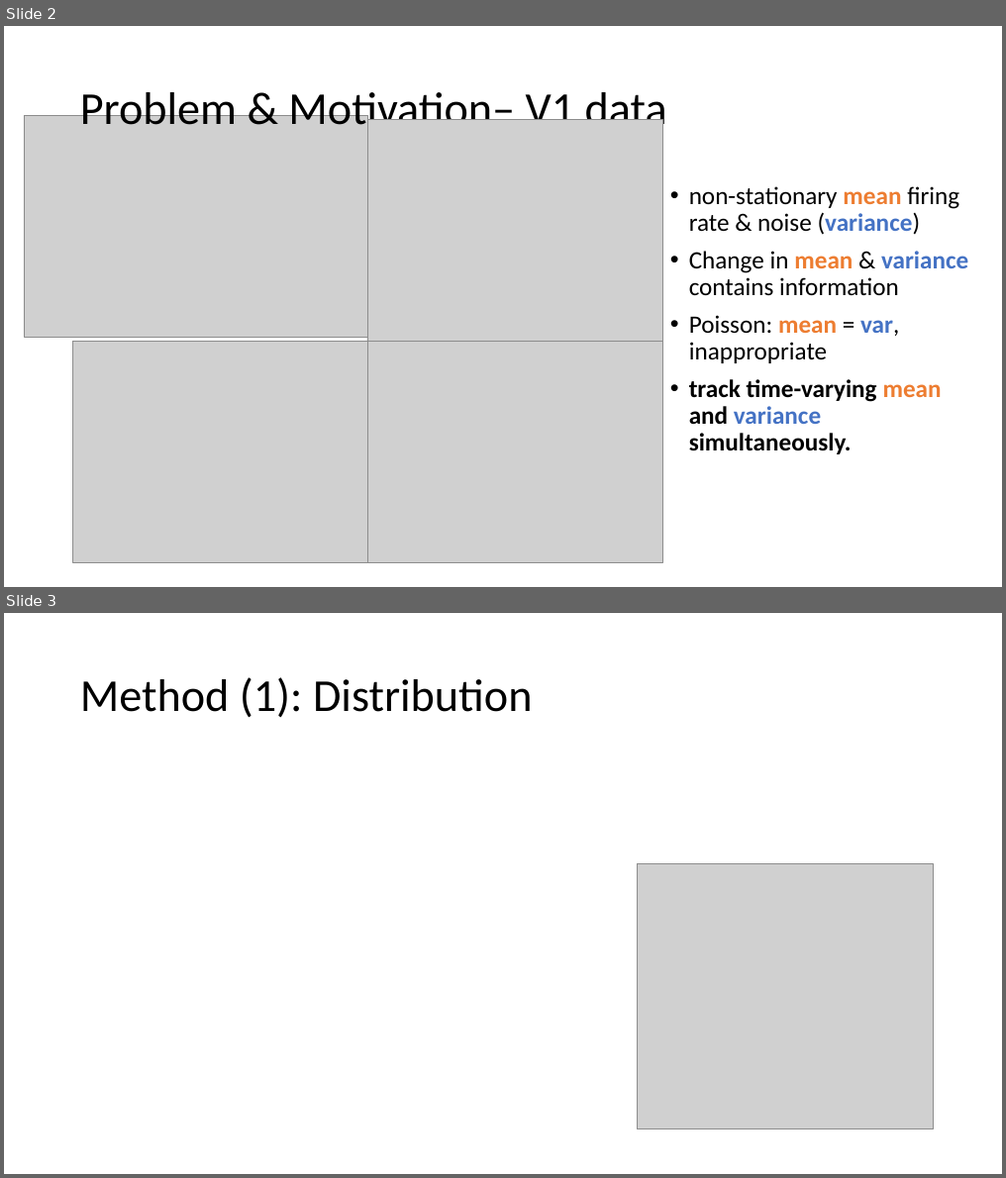
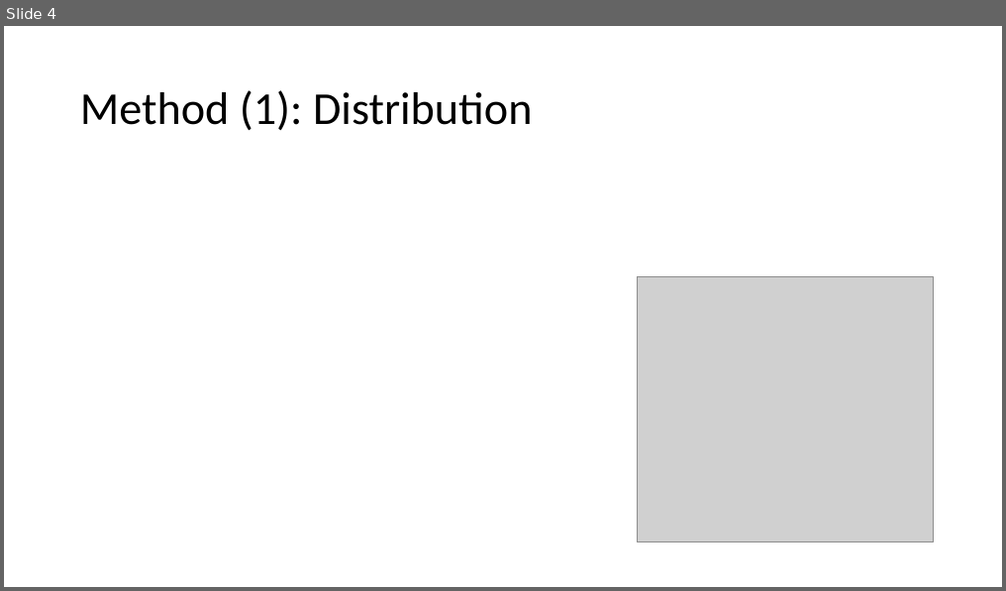
Before and after one commit to weigcdsb/COM_POISSON, a slide deck: documents/JSM_2021/4min_version.pptx. Shown one above the other, each under a label of ours: slides 2 and 3 before the commit, slide 4 after it. The pictures are 1006x1178 and 1006x591 pixels, drawn with LibreOffice and Linux fonts; fonts in the diff are those of the drawing; grey boxes stand for pictures. Boxes give left, top, right and bottom in pixels: in the first picture for what was removed or moved away, otherwise in the second. Text is boxed around its words. In the diff, an @@ line names an element or a change of style, - is before the commit and + after.

```diff
--- a/documents/JSM_2021/4min_version.pptx
+++ b/documents/JSM_2021/4min_version.pptx
@@ slide 2 removed at bbox=[4, 26, 1002, 587], background #FFFFFF @@
@@ title removed at bbox=[80, 86, 667, 136] @@
-Problem & Motivation– V1 data
@@ picture removed at bbox=[24, 115, 367, 337] @@
@@ picture removed at bbox=[368, 120, 662, 341] @@
@@ text removed at bbox=[689, 186, 968, 455] @@
-• non-stationary mean firing rate & noise (variance)
-• Change in mean & variance contains information
-• Poisson: mean = var, inappropriate
-• track time-varying mean and variance simultaneously.
@@ picture removed at bbox=[73, 341, 368, 563] @@
@@ picture removed at bbox=[368, 341, 662, 563] @@
@@ what was slide 3 is now slide 4 @@
```
Also in this commit, not shown: 2 slides changed, 3 slides added, 1 other slide removed, 2 other files.
